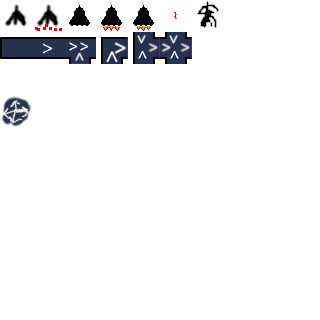
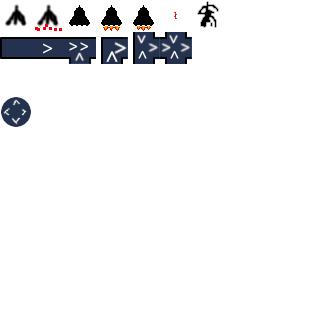
Comparing the layer stacks of the two 320px x 320px images. Changes:
painted on "Source" over 1, 96, 32, 127
